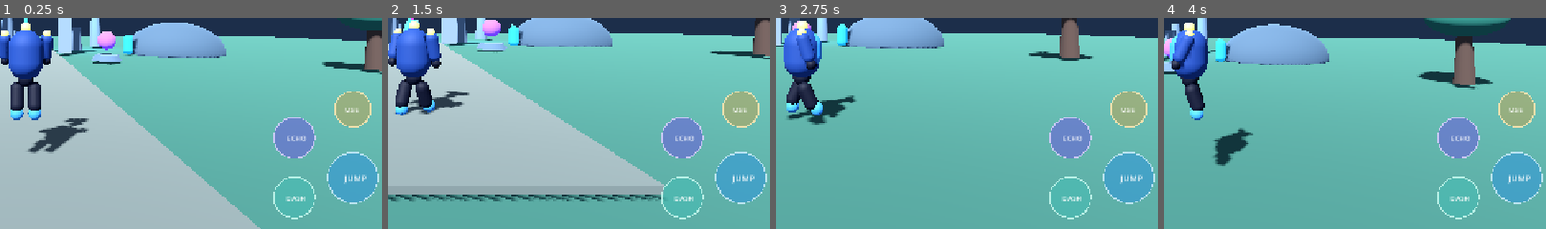
Above: before the commit, frames 1-4 (left to right).
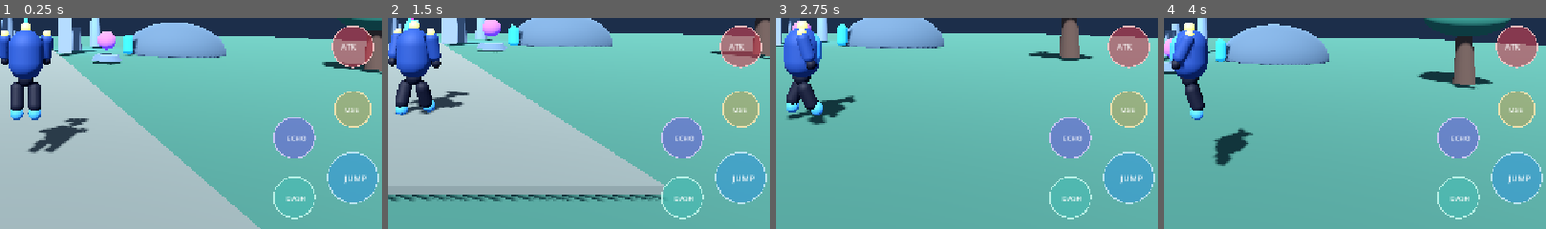
Above: after the commit, the same moments.

Repository: Phantom220-hub/ASTRALIS-RPG
Game: Godot game, scene res://scenes/main/Main.tscn
The game is run twice, just before and just after one commit, with the same random seed, the same clock (stepped at 60 frames per second) and the same inputs.
Inputs (mouse positions are % of the whole screen's width and height, from its top left):
- Up to frame 1 (0.25 s): no input
- Up to frame 2 (1.5 s): tap Enter (ui_accept) at 0.5 s; drag from (50, 49) to (60, 27) at 0.52 s; drag from (30, 54) to (45, 69) at 1.27 s
- Up to frame 3 (2.75 s): move the mouse to (60, 27) at 2.02 s; hold D (move_right) from 2.03 s (still down); tap E (interact) at 2.1 s
- Up to frame 4 (4 s): release D (move_right) at 2.75 s; drag from (45, 69) to (20, 34) at 2.77 s; move the mouse to (80, 64) at 3.52 s; hold A (move_left) from 3.53 s (still down); tap E (interact) at 3.6 s; tap Enter (ui_accept) at 3.77 s
The pictures show only the part of the screen within x 47-97%, y 47-97%; the shares and areas given below are measured in that part.

The runs differ from the first frame. In frame 1, 1.7% of the frame differs, in the area x 86-98%, y 3-24%; in frame 2, 1.7%; in frame 3, 1.7%; in frame 4, 1.7%.

Commit message:
Add mobile attack button

Diff:
--- a/scripts/ui/mobile_controls.gd
+++ b/scripts/ui/mobile_controls.gd
@@ -7,6 +7,7 @@
 var _dash_touch := -1
 var _cast_touch := -1
 var _interact_touch := -1
+var _attack_touch := -1
 var _joy_vector := Vector2.ZERO
 
 func _ready() -> void:
@@ -27,6 +28,7 @@
 	var dash_pos := Vector2(size.x - 190.0, size.y - 72.0)
 	var cast_pos := Vector2(size.x - 190.0, size.y - 172.0)
 	var interact_pos := Vector2(size.x - 92.0, size.y - 220.0)
+	var attack_pos := Vector2(size.x - 92.0, size.y - 325.0)
 	draw_circle(jump_pos, BUTTON_RADIUS, Color(0.18, 0.58, 0.86, 0.55))
 	draw_arc(jump_pos, BUTTON_RADIUS, 0.0, TAU, 40, Color(0.82, 0.94, 1.0, 0.8), 2.0)
 	draw_string(ThemeDB.fallback_font, jump_pos + Vector2(-14, 6), "JUMP", HORIZONTAL_ALIGNMENT_LEFT, -1, 14, Color.WHITE)
@@ -39,6 +41,9 @@
 	draw_circle(interact_pos, BUTTON_RADIUS * 0.72, Color(0.78, 0.62, 0.28, 0.48))
 	draw_arc(interact_pos, BUTTON_RADIUS * 0.72, 0.0, TAU, 40, Color(1.0, 0.91, 0.7, 0.85), 2.0)
 	draw_string(ThemeDB.fallback_font, interact_pos + Vector2(-13, 5), "USE", HORIZONTAL_ALIGNMENT_LEFT, -1, 12, Color.WHITE)
+	draw_circle(attack_pos, BUTTON_RADIUS * 0.82, Color(0.78, 0.25, 0.32, 0.62))
+	draw_arc(attack_pos, BUTTON_RADIUS * 0.82, 0.0, TAU, 40, Color(1.0, 0.78, 0.78, 0.9), 2.0)
+	draw_string(ThemeDB.fallback_font, attack_pos + Vector2(-20, 5), "ATK", HORIZONTAL_ALIGNMENT_LEFT, -1, 13, Color.WHITE)
 
 func _gui_input(event: InputEvent) -> void:
 	if event is InputEventScreenTouch:
@@ -48,13 +53,14 @@
 			var dash_pos := Vector2(size.x - 190.0, size.y - 72.0)
 			var cast_pos := Vector2(size.x - 190.0, size.y - 172.0)
 			var interact_pos := Vector2(size.x - 92.0, size.y - 220.0)
-			var is_button: bool = event.position.distance_to(jump_pos) <= BUTTON_RADIUS * 1.25 or event.position.distance_to(dash_pos) <= BUTTON_RADIUS or event.position.distance_to(cast_pos) <= BUTTON_RADIUS or event.position.distance_to(interact_pos) <= BUTTON_RADIUS
+			var attack_pos := Vector2(size.x - 92.0, size.y - 325.0)
+			var is_button: bool = event.position.distance_to(jump_pos) <= BUTTON_RADIUS * 1.25 or event.position.distance_to(dash_pos) <= BUTTON_RADIUS or event.position.distance_to(cast_pos) <= BUTTON_RADIUS or event.position.distance_to(interact_pos) <= BUTTON_RADIUS or event.position.distance_to(attack_pos) <= BUTTON_RADIUS
 			var is_joystick: bool = event.position.x < size.x * 0.48 and event.position.y > size.y * 0.48
 			if is_button or is_joystick:
 				_handle_press(event.index, event.position)
 				accept_event()
 		else:
-			if event.index in [_joy_touch, _jump_touch, _dash_touch, _cast_touch, _interact_touch]:
+			if event.index in [_joy_touch, _jump_touch, _dash_touch, _cast_touch, _interact_touch, _attack_touch]:
 				_handle_release(event.index)
 				accept_event()
 	elif event is InputEventScreenDrag and event.index == _joy_touch:
@@ -67,6 +73,7 @@
 	var dash_pos := Vector2(size.x - 190.0, size.y - 72.0)
 	var cast_pos := Vector2(size.x - 190.0, size.y - 172.0)
 	var interact_pos := Vector2(size.x - 92.0, size.y - 220.0)
+	var attack_pos := Vector2(size.x - 92.0, size.y - 325.0)
 	if pos.distance_to(jump_pos) <= BUTTON_RADIUS * 1.25:
 		_jump_touch = index
 		Input.action_press("ui_accept")
@@ -79,6 +86,9 @@
 	elif pos.distance_to(interact_pos) <= BUTTON_RADIUS:
 		_interact_touch = index
 		Input.action_press("interact")
+	elif pos.distance_to(attack_pos) <= BUTTON_RADIUS:
+		_attack_touch = index
+		Input.action_press("attack")
 	elif pos.x < size.x * 0.48 and pos.y > size.y * 0.48:
 		_joy_touch = index
 		_update_joystick(pos)
@@ -100,6 +110,9 @@
 	if index == _interact_touch:
 		_interact_touch = -1
 		Input.action_release("interact")
+	if index == _attack_touch:
+		_attack_touch = -1
+		Input.action_release("attack")
 	queue_redraw()
 
 func _update_joystick(pos: Vector2) -> void:
